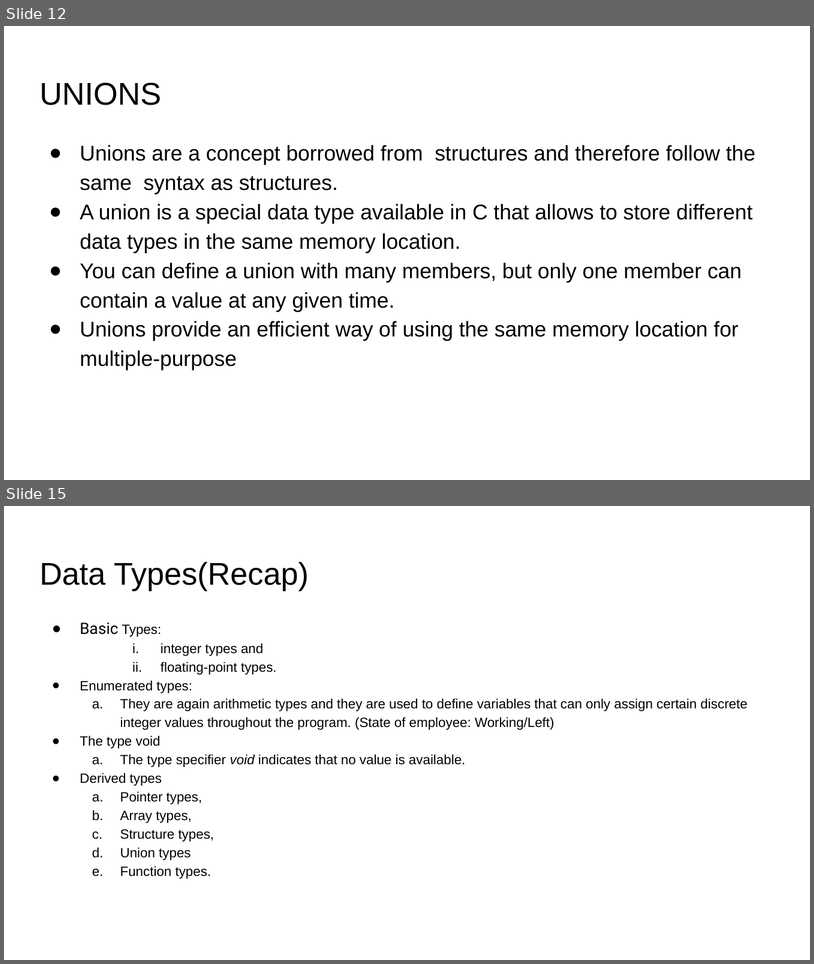
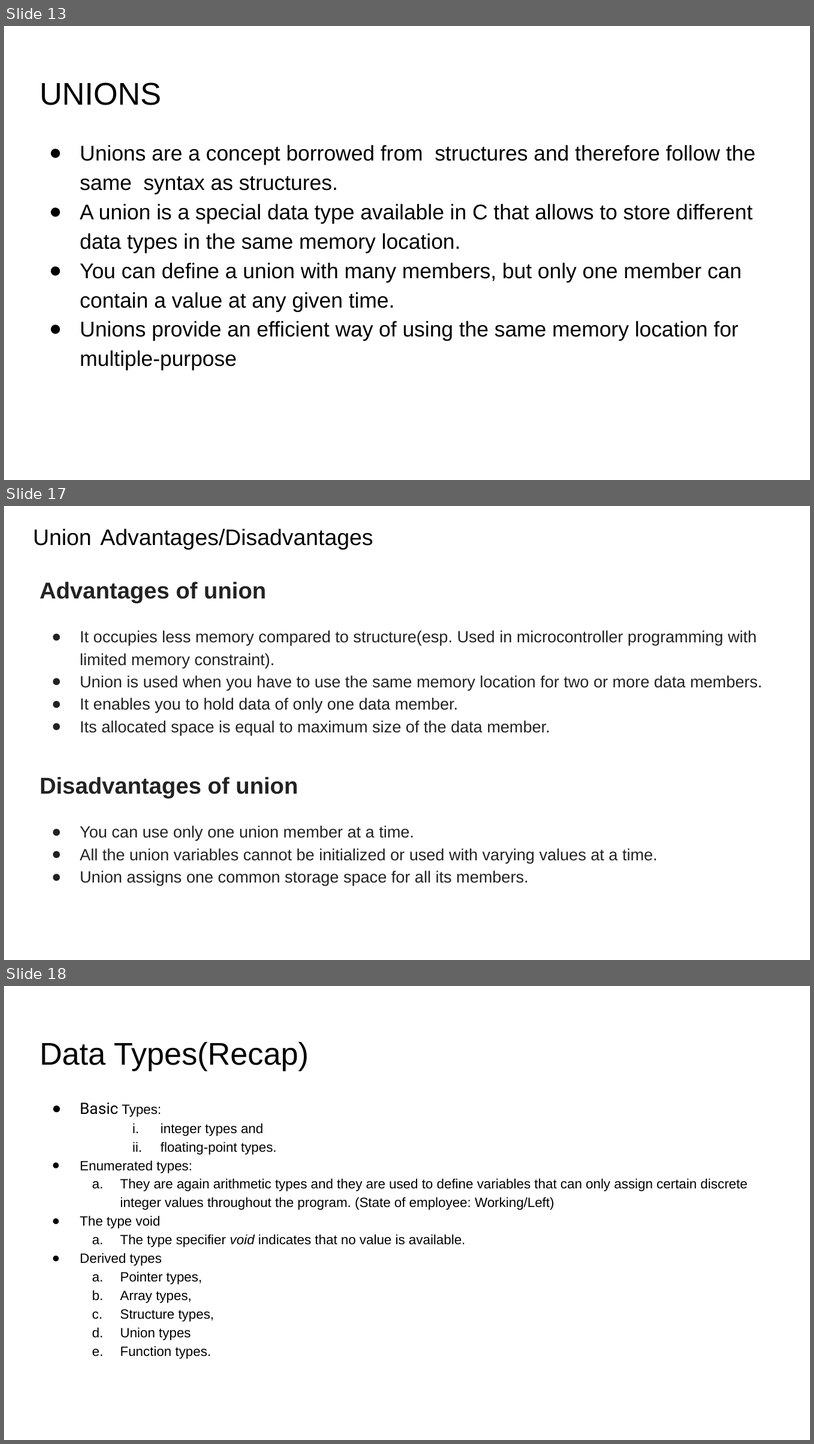
Before and after one commit to ramitgarg/Learnings-for-students, a slide deck: C Laguage/C language Part 3 - Structure and Union.pptx. Shown one above the other, each under a label of ours: slides 12 and 15 before the commit, slides 13, 17 and 18 after it; the slides between them are not shown. The pictures are 814x964 and 814x1444 pixels, drawn with LibreOffice and Linux fonts; fonts in the diff are those of the drawing. Boxes give left, top, right and bottom in pixels: in the first picture for what was removed or moved away, otherwise in the second. Text is boxed around its words. In the diff, an @@ line names an element or a change of style, - is before the commit and + after.

```diff
--- a/C Laguage/C language Part 3 - Structure and Union.pptx
+++ b/C Laguage/C language Part 3 - Structure and Union.pptx
@@ slide 17 added at [4, 506, 810, 960], background #FFFFFF @@
@@ title added at [33, 529, 374, 550], 20 pt, text #000000 @@
+Union Advantages/Disadvantages
@@ text added at [39, 582, 762, 885], 14.5 pt, text #222222 @@
+Advantages of union
+● It occupies less memory compared to structure(esp. Used in microcontroller programming with limited memory constraint).
+● Union is used when you have to use the same memory location for two or more data members.
+● It enables you to hold data of only one data member.
+● Its allocated space is equal to maximum size of the data member.
+Disadvantages of union
+● You can use only one union member at a time.
+● All the union variables cannot be initialized or used with varying values at a time.
+● Union assigns one common storage space for all its members.
@@ what was slide 12 is now slide 13 @@
@@ what was slide 15 is now slide 18 @@
```
Also in this commit, not shown: 6 slides changed, 2 other slides added.
